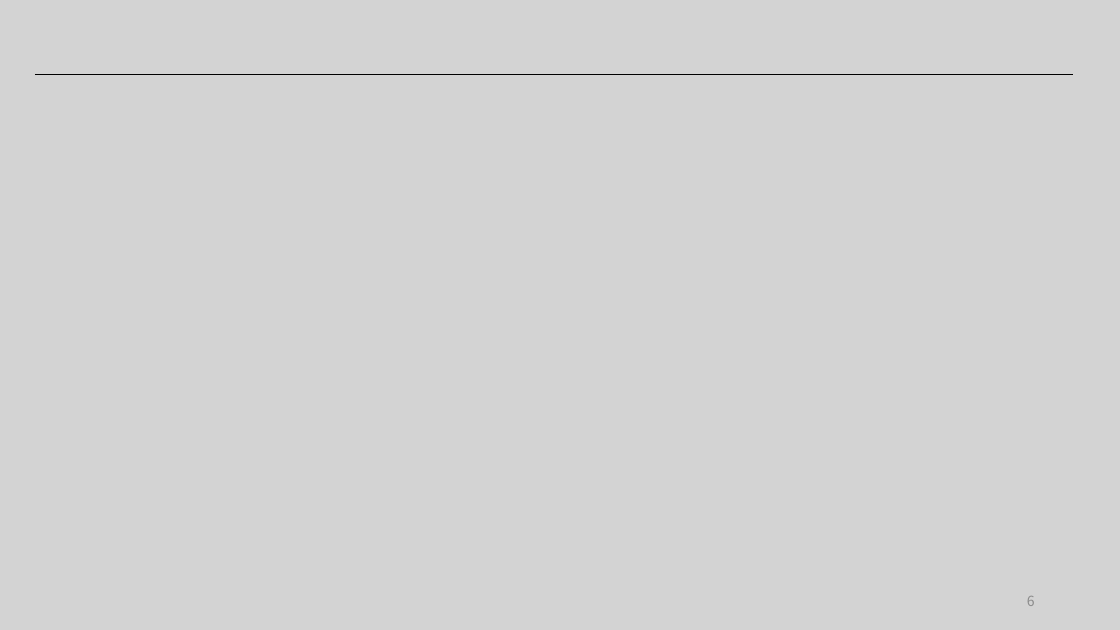
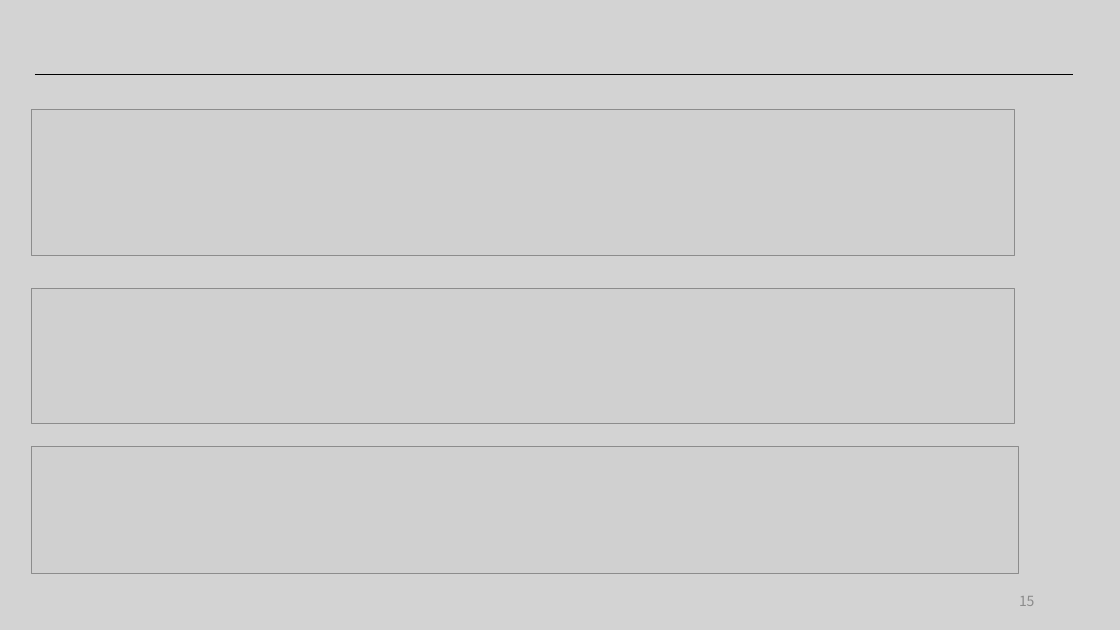
Before and after one commit to ddiyoung/find_value_stocks, a slide deck: slide 15 of 20011656_우지훈.pptx (slide 6 before the commit). Drawn at 1120x630 pixels with LibreOffice and Linux fonts; fonts in the diff are those of the drawing; grey boxes stand for pictures. Boxes give left, top, right and bottom in pixels: in the first picture for what was removed or moved away, otherwise in the second. Text is boxed around its words. In the diff, an @@ line names an element or a change of style, - is before the commit and + after.

```diff
--- a/20011656_우지훈.pptx
+++ b/20011656_우지훈.pptx
@@ picture added at (32,109,1015,255) @@
@@ picture added at (32,288,1015,423) @@
@@ picture added at (32,447,1019,574) @@
@@ page number at (1019,596,1035,606): text changed @@
-6
+15
```
Also in this commit, not shown: 3 other slides changed, 11 slides added, 47 slides removed, 10 other files.
